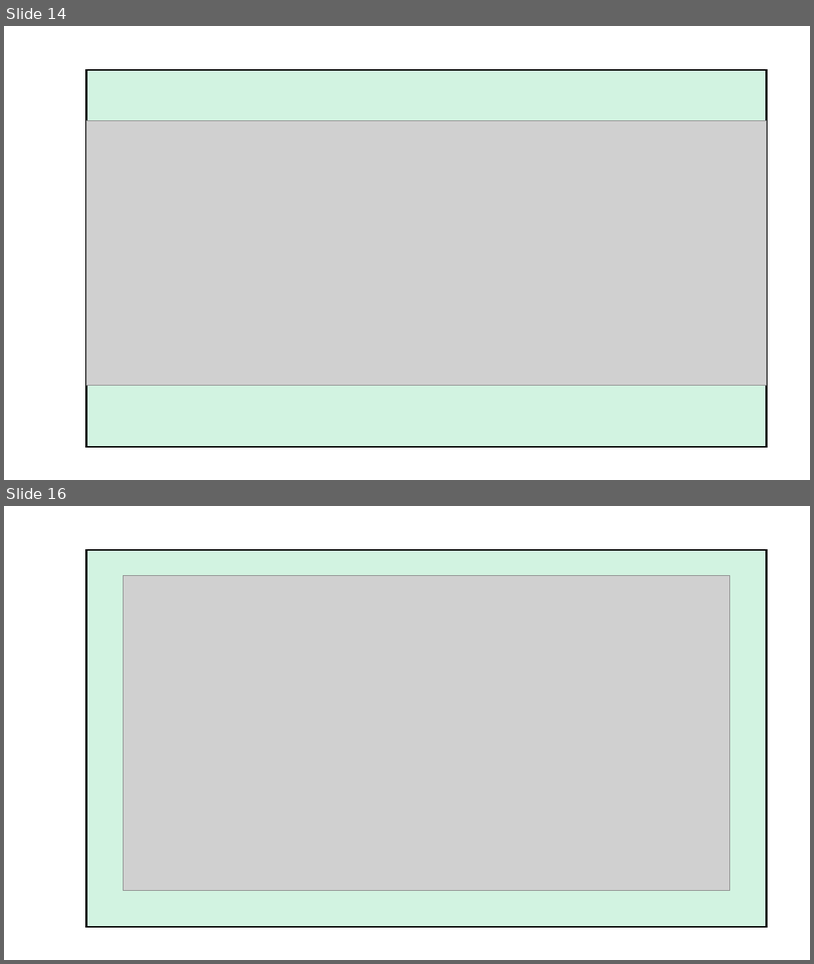
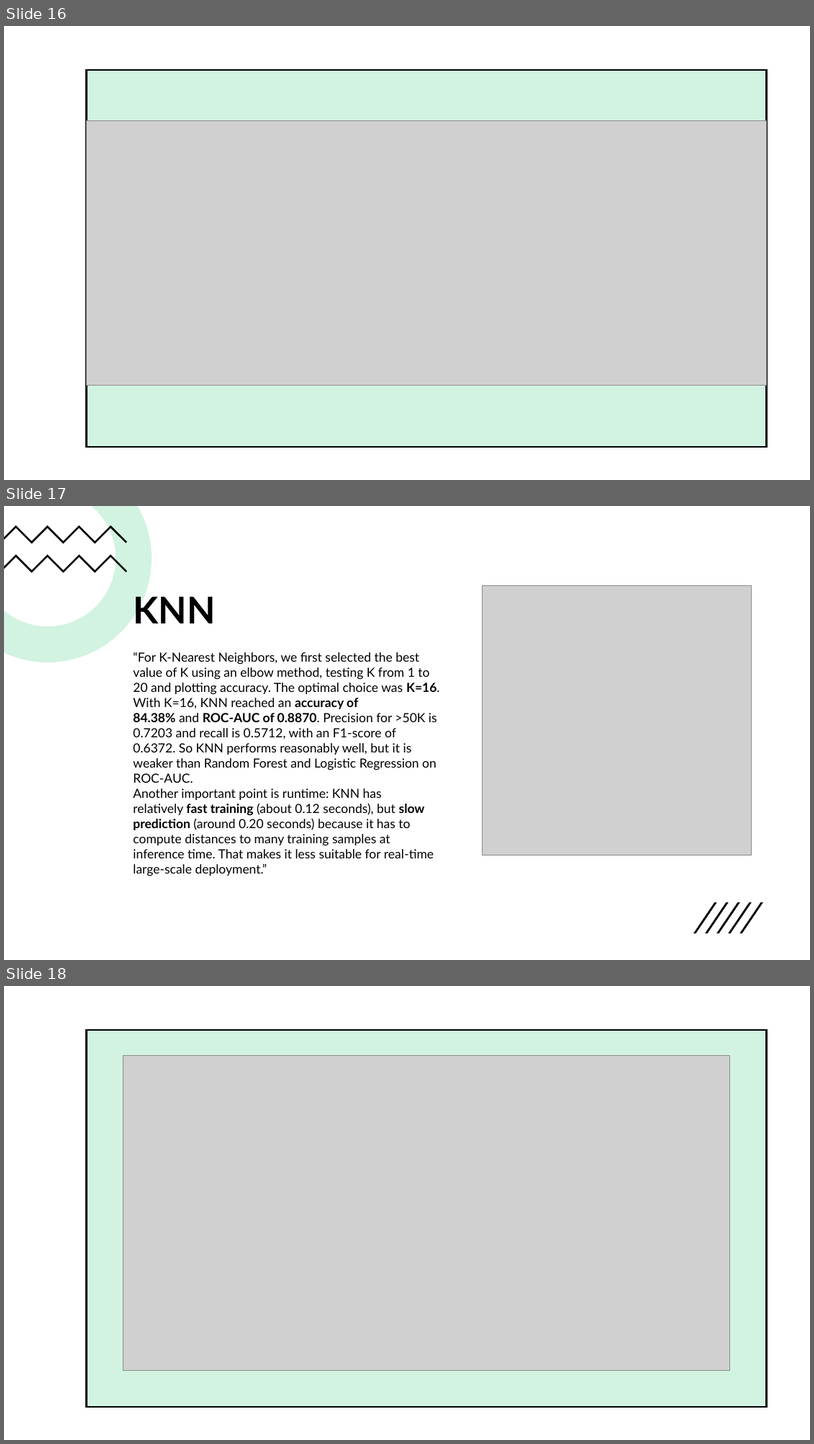
Before and after one commit to htoor2026/PROG2590, a slide deck: PROG2590_Group5_Presentation.pptx. Shown one above the other, each under a label of ours: slides 14 and 16 before the commit, slides 16, 17 and 18 after it; the slides between them are not shown. The pictures are 814x964 and 814x1444 pixels, drawn with LibreOffice and Linux fonts; fonts in the diff are those of the drawing; grey boxes stand for pictures. Boxes give left, top, right and bottom in pixels: in the first picture for what was removed or moved away, otherwise in the second. Text is boxed around its words. In the diff, an @@ line names an element or a change of style, - is before the commit and + after.

```diff
--- a/PROG2590_Group5_Presentation.pptx
+++ b/PROG2590_Group5_Presentation.pptx
@@ slide 17 added at (4,506,810,960), background #FFFFFF @@
@@ rectangle added at (4,506,810,960), fill #FFFFFF @@
@@ freeform shape added at (4,506,152,662), fill #FFFFFF @@
@@ freeform shape added at (4,506,152,662), fill #21C46B at 20% opacity @@
@@ freeform shape added at (4,525,127,543), fill #000000 @@
@@ freeform shape added at (4,554,127,572), fill #000000 @@
@@ title added at (133,592,215,623), 44 pt, text #000000, bold @@
+KNN
@@ picture added at (483,585,751,854) @@
@@ text added at (133,651,440,876), 15 pt, text #000000 @@
+“For K‑Nearest Neighbors, we first selected the best value of K using an elbow method, testing K from 1 to 20 and plotting accuracy. The optimal choice was K=16.
+With K=16, KNN reached an accuracy of 84.38% and ROC‑AUC of 0.8870. Precision for >50K is 0.7203 and recall is 0.5712, with an F1‑score of 0.6372. So KNN performs reasonably well, but it is weaker than Random Forest and Logistic Regression on ROC‑AUC.
+Another important point is runtime: KNN has relatively fast training (about 0.12 seconds), but slow prediction (around 0.20 seconds) because it has to compute distances to many training samples at inference time. That makes it less suitable for real‑time large‑scale deployment.”
@@ group added at (694,902,764,933): 5 freeform shapes @@
@@ what was slide 14 is now slide 16 @@
@@ what was slide 16 is now slide 18 @@
```
Also in this commit, not shown: 9 slides changed, 8 other slides added, 4 slides removed, 17 other files.
